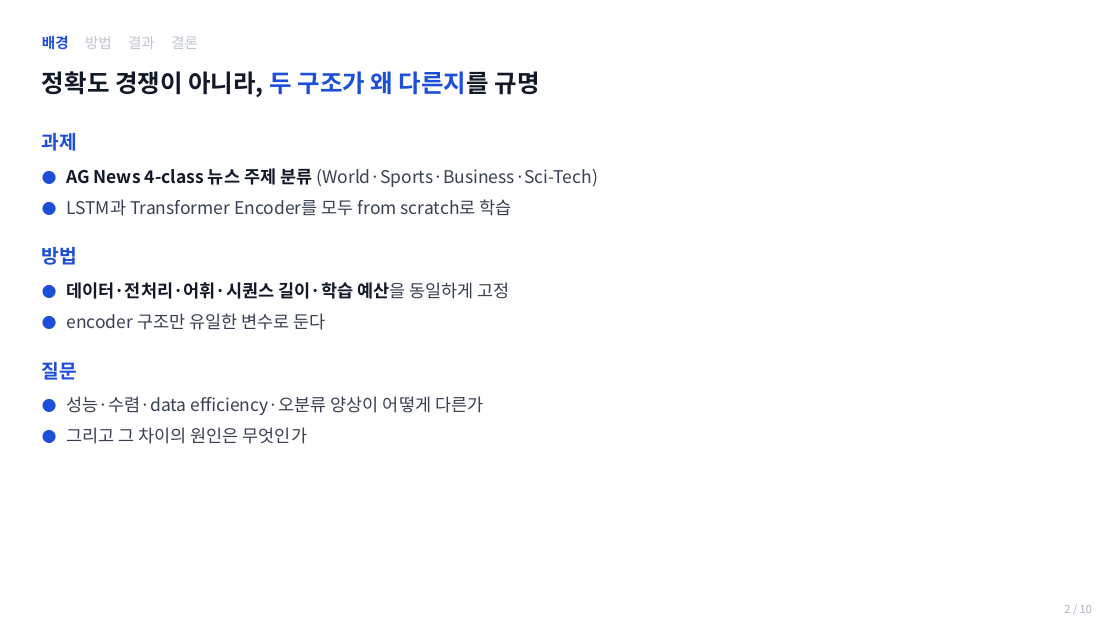
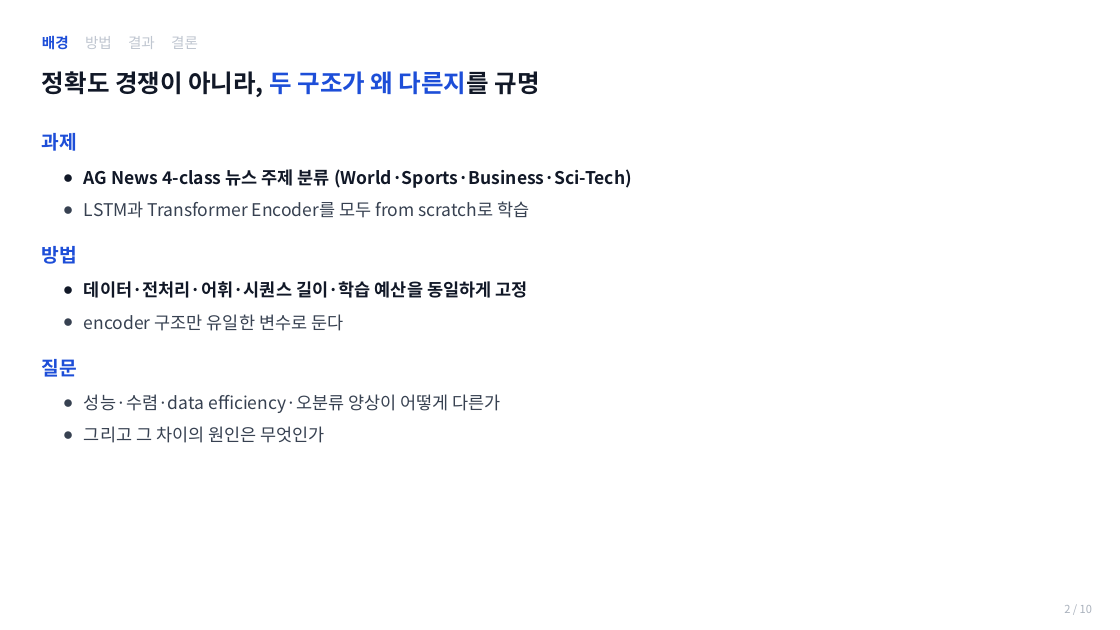
Before and after one commit to jihunz/deeplearning2, a slide deck: slide 2 of term-project-lstm-vs-transformer-agnews/deliverables/5_presentation_v2.pptx. Drawn at 1120x630 pixels with LibreOffice and Linux fonts; fonts in the diff are those of the drawing. Boxes give left, top, right and bottom in pixels: in the first picture for what was removed or moved away, otherwise in the second. Text is boxed around its words. In the diff, an @@ line names an element or a change of style, - is before the commit and + after.

```diff
--- a/term-project-lstm-vs-transformer-agnews/deliverables/5_presentation_v2.pptx
+++ b/term-project-lstm-vs-transformer-agnews/deliverables/5_presentation_v2.pptx
@@ text at (x1=84, y1=169, x2=632, y2=218): text changed; text colour #374151 to #111827; bold on @@
-  ● AG News 4-class 뉴스 주제 분류 (World·Sports·Business·Sci-Tech)
-  ● LSTM과 Transformer Encoder를 모두 from scratch로 학습
+  ● AG News 4-class 뉴스 주제 분류 (World·Sports·Business·Sci-Tech)
+  ● LSTM과 Transformer Encoder를 모두 from scratch로 학습
@@ text at (x1=42, y1=246, x2=77, y2=377): less space between paragraphs @@
@@ text at (x1=84, y1=281, x2=527, y2=331): text changed; text colour #374151 to #111827; bold on @@
-  ● 데이터·전처리·어휘·시퀀스 길이·학습 예산을 동일하게 고정
-  ● encoder 구조만 유일한 변수로 둔다
+  ● 데이터·전처리·어휘·시퀀스 길이·학습 예산을 동일하게 고정
+  ● encoder 구조만 유일한 변수로 둔다
@@ text at (x1=84, y1=394, x2=501, y2=443): text changed @@
-  ● 성능·수렴·data efficiency·오분류 양상이 어떻게 다른가
-  ● 그리고 그 차이의 원인은 무엇인가
+  ● 성능·수렴·data efficiency·오분류 양상이 어떻게 다른가
+  ● 그리고 그 차이의 원인은 무엇인가
```
Also in this commit, not shown: 8 other slides changed, 1 other file.
